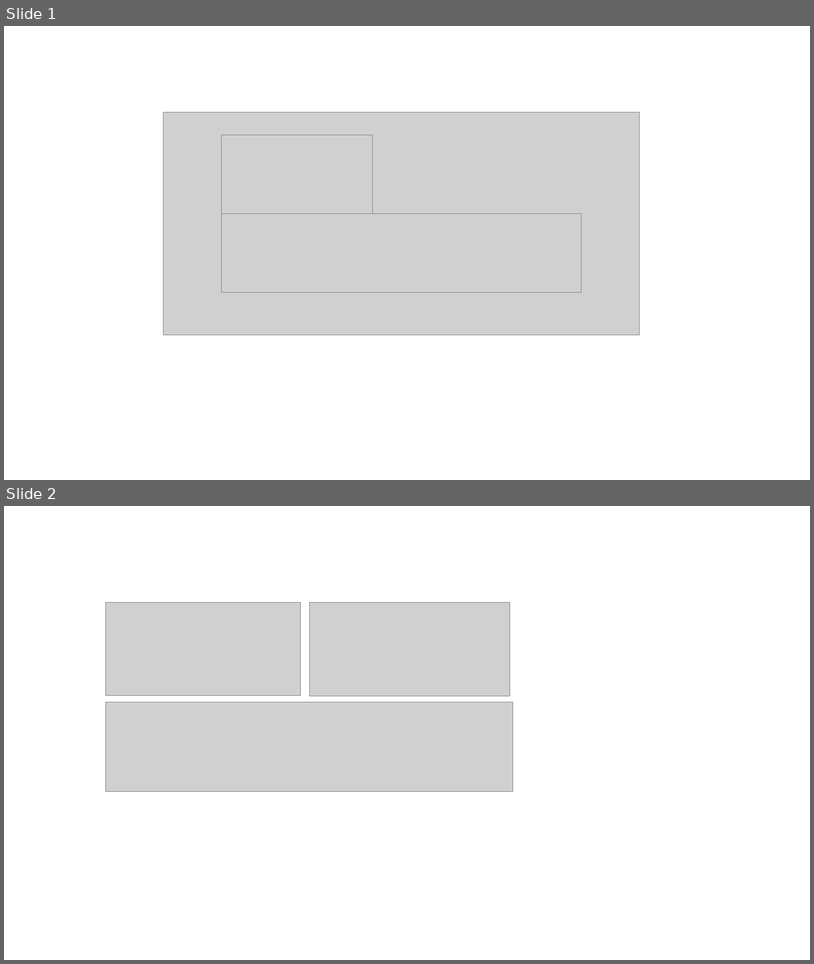
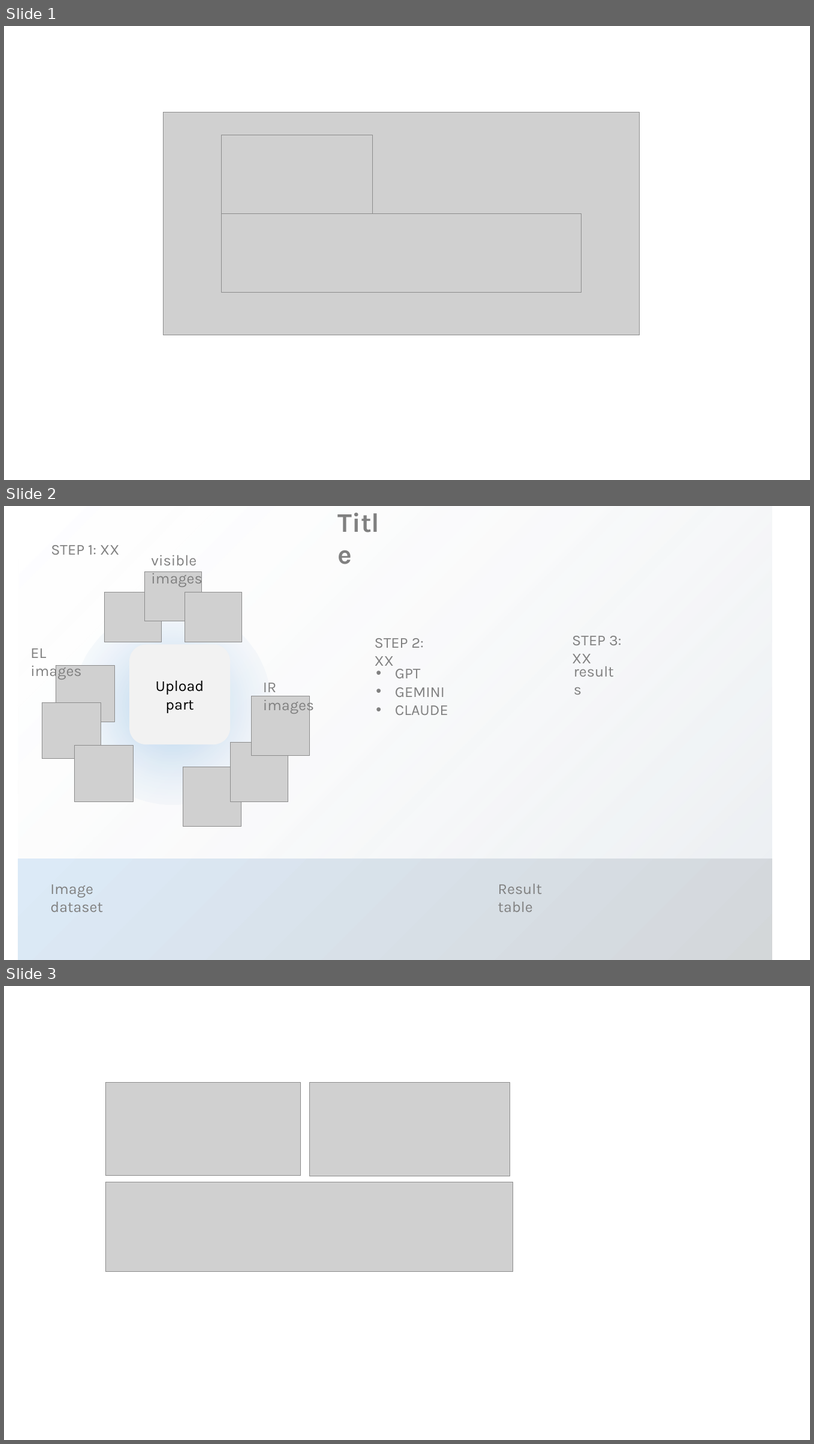
Before and after one commit to lbj2011/pvtools, a slide deck: figs.pptx. Shown one above the other, each under a label of ours: slides 1 and 2 before the commit, slides 1, 2 and 3 after it. The pictures are 814x964 and 814x1444 pixels, drawn with LibreOffice and Linux fonts; fonts in the diff are those of the drawing; grey boxes stand for pictures. Boxes give left, top, right and bottom in pixels: in the first picture for what was removed or moved away, otherwise in the second. Text is boxed around its words. In the diff, an @@ line names an element or a change of style, - is before the commit and + after.

```diff
--- a/figs.pptx
+++ b/figs.pptx
@@ slide 2 added at (x1=4, y1=506, x2=810, y2=960), background #FFFFFF @@
@@ rectangle added at (x1=18, y1=506, x2=773, y2=861), fill gradient #C2CDD7 to #F2F2F2 @@
@@ text added at (x1=332, y1=506, x2=398, y2=540), 32 pt, text #808080, bold @@
+Title
@@ text added at (x1=51, y1=545, x2=119, y2=555), 18 pt, text #808080 @@
+STEP 1: XX
@@ text added at (x1=151, y1=555, x2=202, y2=588), 18 pt, text #808080 @@
+visible images
@@ picture added at (x1=145, y1=571, x2=202, y2=621) @@
@@ picture added at (x1=104, y1=592, x2=161, y2=642) @@
@@ picture added at (x1=185, y1=592, x2=242, y2=642) @@
@@ ellipse added at (x1=72, y1=606, x2=271, y2=805), fill gradient #A6CAEC to #FFFFFF @@
@@ text added at (x1=30, y1=648, x2=81, y2=680), 18 pt, text #808080 @@
+EL images
@@ rounded rectangle added at (x1=129, y1=645, x2=230, y2=744), fill #F2F2F2, 18 pt, text #000000 @@
+Upload part
@@ text added at (x1=375, y1=638, x2=424, y2=666), 18 pt, text #808080 @@
+STEP 2: XX
@@ text added at (x1=572, y1=636, x2=622, y2=663), 18 pt, text #808080 @@
+STEP 3: XX
@@ picture added at (x1=56, y1=666, x2=115, y2=722) @@
@@ text added at (x1=569, y1=658, x2=626, y2=682), 18 pt, text #808080 @@
+results
@@ text added at (x1=263, y1=682, x2=314, y2=714), 18 pt, text #808080 @@
+IR images
@@ text added at (x1=395, y1=669, x2=449, y2=715), 18 pt, text #808080 @@
+• GPT
+• GEMINI
+• CLAUDE
@@ picture added at (x1=42, y1=703, x2=101, y2=759) @@
@@ picture added at (x1=252, y1=696, x2=310, y2=756) @@
@@ picture added at (x1=75, y1=745, x2=134, y2=801) @@
@@ picture added at (x1=230, y1=742, x2=288, y2=802) @@
@@ picture added at (x1=183, y1=767, x2=241, y2=826) @@
@@ rectangle added at (x1=18, y1=859, x2=773, y2=960), fill gradient #D1D1D1 to #DCEAF7 @@
@@ text added at (x1=498, y1=883, x2=542, y2=912), 18 pt, text #808080 @@
+Result table
@@ text added at (x1=50, y1=884, x2=103, y2=912), 18 pt, text #808080 @@
+Image dataset
@@ what was slide 2 is now slide 3 @@
```
Also in this commit, not shown: 2 other files.
